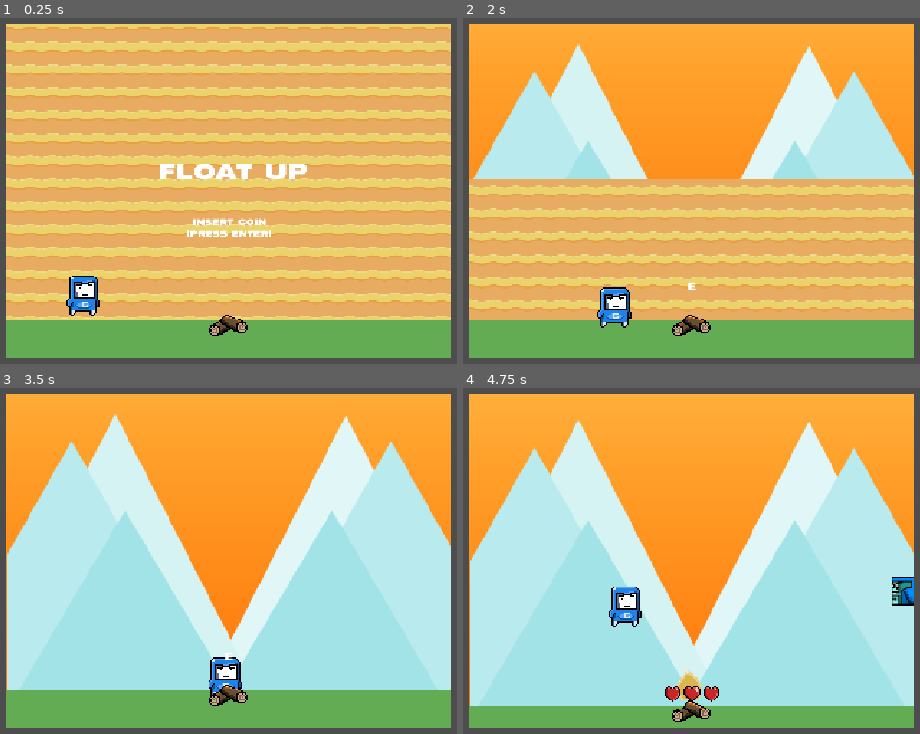
Above: before the commit, frames 1-4 (two rows, left to right).
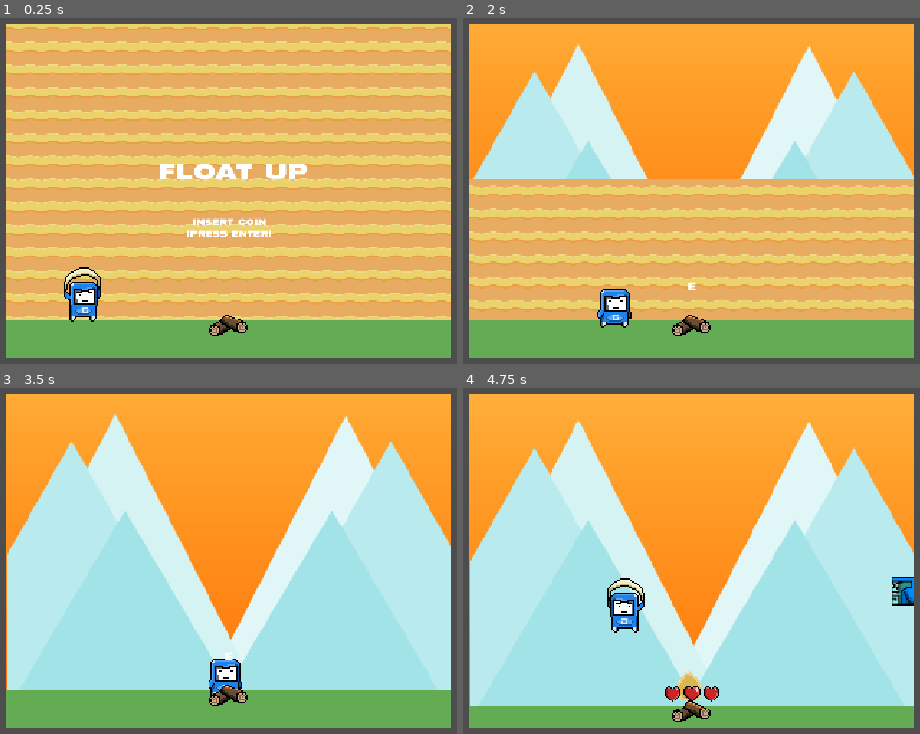
Above: after the commit, the same moments.

Repository: RuffledPlume/WildJam97
Game: Godot game, scene res://levels/lvl_float_up.tscn
Two runs of this game, one before a commit and one after it. Both use one fixed random seed, a clock stepped at 60 frames per second and the inputs below. The project has no main scene, so this scene is started directly.
Inputs (mouse positions are in pixels of both pictures, inside the frame that each line leads up to):
- Up to frame 1 (0.25 s): no input
- Up to frame 2 (2 s): tap Enter (enter) at 0.5 s; move the mouse to (869, 173) at 0.52 s; hold D (main_player_move_right) 0.53-1.28 s; hold Enter (enter) 0.53-1.28 s; tap Space (jump) at 0.77, 1.52 s; move the mouse to (531, 218) at 1.27 s; hold S (main_player_move_back) from 1.28 s (still down); tap E (interact) at 1.35 s
- Up to frame 3 (3.5 s): move the mouse to (310, 467) at 2.02 s; release S (main_player_move_back) at 2.03 s; hold D (main_player_move_right) 2.03-2.78 s; tap Mouse wheel down (scroll_mouse_down) at 2.1 s; move the mouse to (187, 654) at 2.77 s; hold W (main_player_move_forward) from 2.78 s (still down); tap Enter (enter) at 2.85 s; tap Space (jump) at 3.02 s
- Up to frame 4 (4.75 s): move the mouse to (outside the picture) at 3.52 s; release W (main_player_move_forward) at 3.53 s; hold A (main_player_move_left) from 3.53 s (still down); tap E (interact) at 3.6 s; tap Space (jump) at 3.77, 4.52 s; move the mouse to (outside the picture) at 4.27 s; tap Mouse wheel down (scroll_mouse_down) at 4.35 s

The runs differ from the first frame. In frame 1, 0.8% of the frame differs, in the area x 14-23%, y 71-88%; in frame 2, 0.3%; in frame 3, 0.2%; in frame 4, 0.9%, in the area x 31-40%, y 54-71%.

Commit message:
Animation Added
Player animations added for idle, walking and flying.

Diff:
--- a/project/levels/lvl_float_up.tscn
+++ b/project/levels/lvl_float_up.tscn
@@ -5,6 +5,9 @@
 [ext_resource type="Texture2D" uid="uid://pwbvj7xqop63" path="res://assets/background/bg_yellow.png" id="2_ym2jc"]
 [ext_resource type="Script" uid="uid://dpwiw8kcafg17" path="res://scripts/floatup/floatup_spawnable.gd" id="4_1v4jr"]
 [ext_resource type="FontFile" uid="uid://b6wp23t6o3aeu" path="res://assets/font/BNGAMMA.OTF" id="4_53lfo"]
+[ext_resource type="Texture2D" uid="uid://cnry0f2x7a20i" path="res://assets/player/player_flying.png" id="4_62d5f"]
+[ext_resource type="Texture2D" uid="uid://b0g8wsur8g0jj" path="res://assets/player/player-idle.png" id="4_bxjl1"]
+[ext_resource type="Texture2D" uid="uid://bsfvt0mvgd6b7" path="res://assets/player/player-walk.png" id="4_vi5ht"]
 [ext_resource type="PackedScene" uid="uid://b256xhtmy6ye8" path="res://prefabs/floatup/pf_shrink_powerup.tscn" id="5_k5oxv"]
 [ext_resource type="PackedScene" uid="uid://dlkcwjrbbpn7e" path="res://prefabs/floatup/pf_steer_powerup.tscn" id="5_v56gy"]
 [ext_resource type="Script" uid="uid://dd3q7t67ewfnb" path="res://scripts/floatup/player_float_up.gd" id="5_w36lc"]
@@ -60,6 +63,83 @@
 "speed": 5.0
 }]
 
+[sub_resource type="AtlasTexture" id="AtlasTexture_2a034"]
+atlas = ExtResource("4_bxjl1")
+region = Rect2(0, 0, 32, 32)
+
+[sub_resource type="AtlasTexture" id="AtlasTexture_nuuth"]
+atlas = ExtResource("4_bxjl1")
+region = Rect2(32, 0, 32, 32)
+
+[sub_resource type="AtlasTexture" id="AtlasTexture_p5mst"]
+atlas = ExtResource("4_bxjl1")
+region = Rect2(64, 0, 32, 32)
+
+[sub_resource type="AtlasTexture" id="AtlasTexture_1inwl"]
+atlas = ExtResource("4_bxjl1")
+region = Rect2(96, 0, 32, 32)
+
+[sub_resource type="AtlasTexture" id="AtlasTexture_bxjl1"]
+atlas = ExtResource("4_vi5ht")
+region = Rect2(0, 0, 32, 32)
+
+[sub_resource type="AtlasTexture" id="AtlasTexture_62d5f"]
+atlas = ExtResource("4_vi5ht")
+region = Rect2(32, 0, 32, 32)
+
+[sub_resource type="AtlasTexture" id="AtlasTexture_kjb24"]
+atlas = ExtResource("4_vi5ht")
+region = Rect2(64, 0, 32, 32)
+
+[sub_resource type="AtlasTexture" id="AtlasTexture_hwgr8"]
+atlas = ExtResource("4_vi5ht")
+region = Rect2(96, 0, 32, 32)
+
+[sub_resource type="SpriteFrames" id="SpriteFrames_xvdk0"]
+animations = [{
+"frames": [{
+"duration": 1.0,
+"texture": ExtResource("4_62d5f")
+}],
+"loop": 1,
+"name": &"flying",
+"speed": 5.0
+}, {
+"frames": [{
+"duration": 1.0,
+"texture": SubResource("AtlasTexture_2a034")
+}, {
+"duration": 1.0,
+"texture": SubResource("AtlasTexture_nuuth")
+}, {
+"duration": 1.0,
+"texture": SubResource("AtlasTexture_p5mst")
+}, {
+"duration": 1.0,
+"texture": SubResource("AtlasTexture_1inwl")
+}],
+"loop": 1,
+"name": &"idle",
+"speed": 5.0
+}, {
+"frames": [{
+"duration": 1.0,
+"texture": SubResource("AtlasTexture_bxjl1")
+}, {
+"duration": 1.0,
+"texture": SubResource("AtlasTexture_62d5f")
+}, {
+"duration": 1.0,
+"texture": SubResource("AtlasTexture_kjb24")
+}, {
+"duration": 1.0,
+"texture": SubResource("AtlasTexture_hwgr8")
+}],
+"loop": 1,
+"name": &"walk",
+"speed": 5.0
+}]
+
 [sub_resource type="RectangleShape2D" id="RectangleShape2D_w36lc"]
 size = Vector2(35, 55)
 
@@ -692,7 +772,15 @@
 position = Vector2(110.89197, 390)
 script = ExtResource("5_w36lc")
 
+[node name="AnimatedSprite2D" type="AnimatedSprite2D" parent="AspectRatioContainer/SubViewportContainer/SubViewport/Player" unique_id=1118167711]
+unique_name_in_owner = true
+z_index = 100
+scale = Vector2(2, 2)
+sprite_frames = SubResource("SpriteFrames_xvdk0")
+animation = &"flying"
+
 [node name="Sprite2D" type="Sprite2D" parent="AspectRatioContainer/SubViewportContainer/SubViewport/Player" unique_id=839767947]
+visible = false
 z_index = 100
 scale = Vector2(2, 2)
 texture = ExtResource("6_shggk")
--- a/project/particles/floatup/enemy_wave_wall.tscn
+++ b/project/particles/floatup/enemy_wave_wall.tscn
@@ -54,6 +54,7 @@
 process_material = SubResource("ParticleProcessMaterial_bacrr")
 
 [node name="Area2D" type="Area2D" parent="." unique_id=1111822082]
+position = Vector2(-1, 5)
 
 [node name="CollisionShape2D" type="CollisionShape2D" parent="Area2D" unique_id=274043203]
 position = Vector2(0, -35.5)
--- a/project/scripts/floatup/player_float_up.gd
+++ b/project/scripts/floatup/player_float_up.gd
@@ -25,6 +25,7 @@
 @onready var shrink_timer: Timer = %ShrinkTimer
 @onready var steer_timer: Timer = %SteerTimer
 @onready var anim_player_main: AnimationPlayer = %AnimPlayerMain
+@onready var animated_sprite_2d: AnimatedSprite2D = %AnimatedSprite2D
 
 func _ready() -> void:
 	canvas_layer = get_tree().get_first_node_in_group("CanvasLayer")
@@ -68,10 +69,17 @@
 
 	# HANDLE GROUND INPUTS AND SPEEDS
 	if not is_flying:
+		animated_sprite_2d.play("idle")
 		if Input.is_action_pressed("main_player_move_left"):
+			animated_sprite_2d.play("walk")
+			animated_sprite_2d.flip_h = true
 			velocity += Vector2(-10.0, 0.0)
 		elif Input.is_action_pressed("main_player_move_right"):
+			animated_sprite_2d.play("walk")
+			animated_sprite_2d.flip_h = false
 			velocity += Vector2(10.0, 0.0)
+		else:
+			animated_sprite_2d.play("idle")
 
 		velocity = velocity.move_toward(Vector2.ZERO, 5.0)
 		velocity = velocity.limit_length(max_speed)
@@ -79,8 +87,12 @@
 	# HANDLE FLYING INPUTS AND SPEEDS
 	if is_flying:
 		if Input.is_action_pressed("main_player_move_left"):
+			animated_sprite_2d.play("flying")
+			animated_sprite_2d.flip_h = true
 			velocity += Vector2(-speed, 0.0)
 		if Input.is_action_pressed("main_player_move_right"):
+			animated_sprite_2d.play("flying")
+			animated_sprite_2d.flip_h = false
 			velocity += Vector2(speed, 0.0)
 		if Input.is_action_pressed("main_player_move_forward"):
 			velocity += Vector2(0.0, -speed * 0.7)
--- a/project/scripts/floatup/spawn_manager.gd
+++ b/project/scripts/floatup/spawn_manager.gd
@@ -51,13 +51,16 @@
 		max_timer = 5.0
 	if elapsed_time > 25.0:
 		min_timer = 2.5
-		max_timer = 4.5
+		max_timer = 4.0
 	if elapsed_time > 40.0:
-		min_timer = 1.5
-		max_timer = 3.5
+		min_timer = 1.0
+		max_timer = 2.5
 	if elapsed_time > 50.0:
 		min_timer = 0.5
 		max_timer = 1.5
+	if elapsed_time > 80:
+		min_timer = 0.5
+		max_timer = 0.9
 	if elapsed_time > 90.0:
 		stop_spawning = true
 	if elapsed_time > 95.0 and not end_game:
Binary file added: project/assets/background/player-walk.png
Not shown, added: project/assets/background/player-walk.png.import
Binary file added: project/assets/interactables/player-idle.png
Not shown, added: project/assets/interactables/player-idle.png.import
Binary file added: project/assets/player/player-idle.png
Not shown, added: project/assets/player/player-idle.png.import
Binary file added: project/assets/player/player-walk.png
Not shown, added: project/assets/player/player-walk.png.import
Binary file added: project/assets/player/player_flying.png
Not shown, added: project/assets/player/player_flying.png.import
